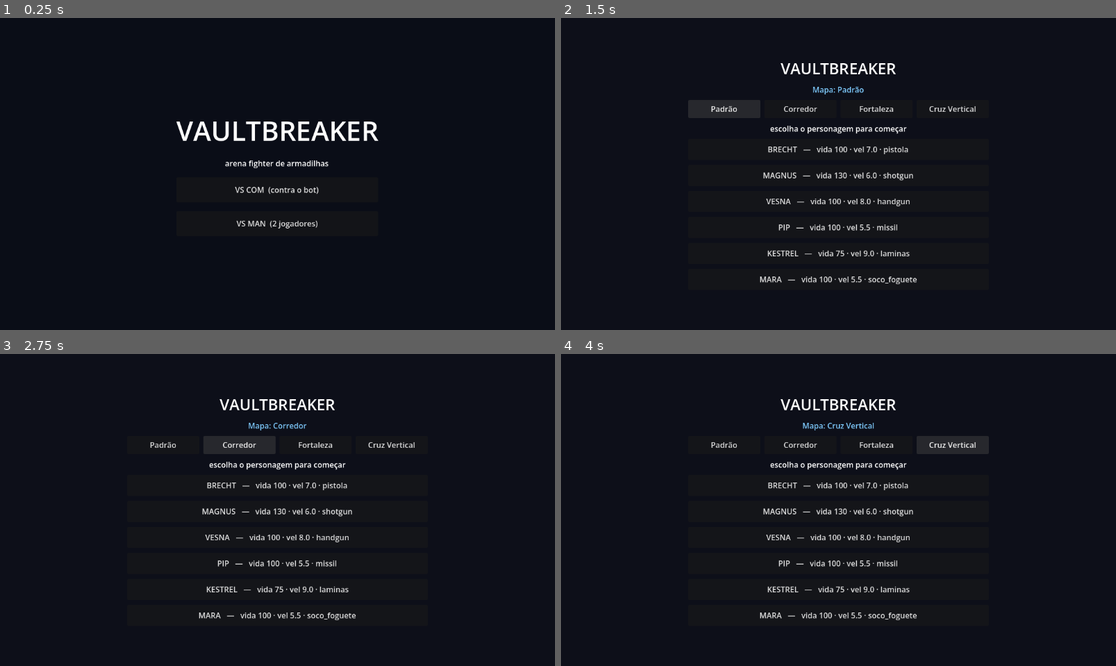
Above: before the commit, frames 1-4 (two rows, left to right).
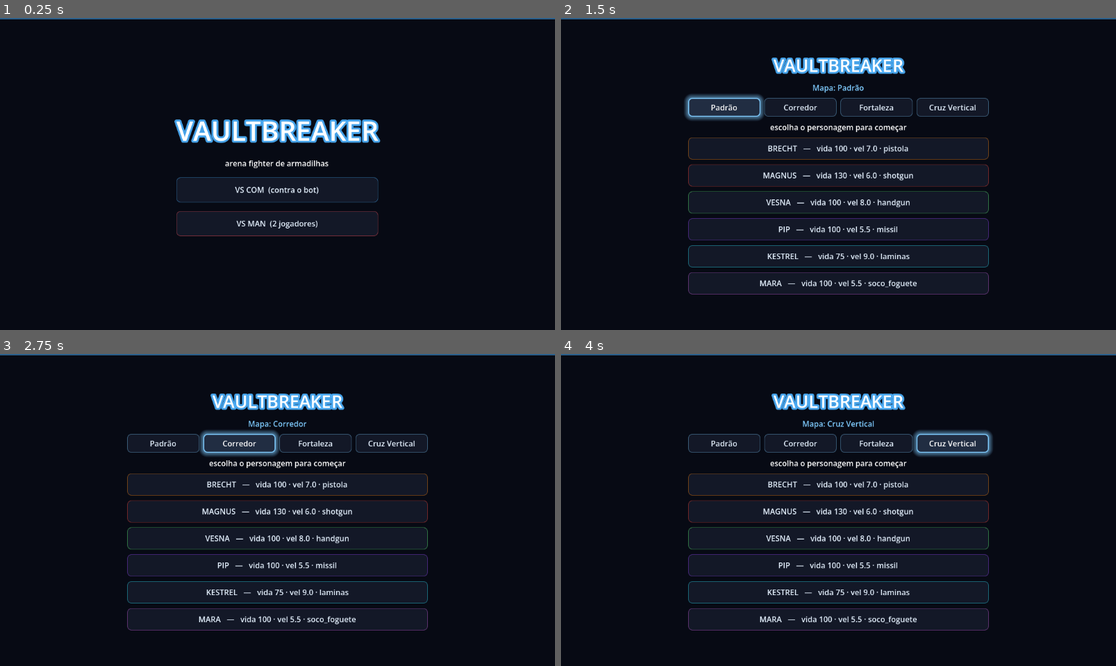
Above: after the commit, the same moments.

Repository: Philipe91/GamePh
Game: Godot game, scene res://scenes/ui/titulo.tscn
Same seed, same stepped clock (60 frames per second), same inputs: the game is played once before the commit and once after it.
Inputs:
- Up to frame 1 (0.25 s): no input
- Up to frame 2 (1.5 s): click "VS COM (contra o bot)" at 0.5 s; click "Padrão" at 1.25 s
- Up to frame 3 (2.75 s): click "Corredor" at 2 s
- Up to frame 4 (4 s): click "Fortaleza" at 2.75 s; click "Cruz Vertical" at 3.5 s

The runs differ from the first frame. In frame 1, 2.6% of the frame differs, in the area x 0-100%, y 0-70%; in frame 2, 6.6%; in frame 3, 6.6%; in frame 4, 6.7%, in the area x 0-100%, y 0-89%.

Commit message:
P1 (polimento): menus premium com neon (titulo + selecao)
- scenes/ui/ui_estilo.gd: estilo neon compartilhado (estilizar_botao com hover glow,
  titulo_glow, fundo_neon com acento)
- titulo: glow no logo, botoes VS COM (ciano) / VS MAN (vermelho), fundo neon
- selecao: glow no titulo, botoes de mapa ciano, personagens na cor de time
- docs/PLANO_POLIMENTO.md (fila de polimento autonomo) + diario
- teste headless 108/108

Co-Authored-By: Claude Opus 4.8 (1M context) <noreply@anthropic.com>
Claude-Session: https://claude.ai/code/session_017sHpnVfEfAT8FgcHs6ZGHw

Diff:
--- a/scenes/ui/selecao.gd
+++ b/scenes/ui/selecao.gd
@@ -14,6 +14,8 @@
 	{"nome": "Fortaleza", "path": "res://resources/mapas/fortaleza.tres"},
 	{"nome": "Cruz Vertical", "path": "res://resources/mapas/vertical.tres"},
 ]
+
+const UIEstilo := preload("res://scenes/ui/ui_estilo.gd")
 
 var _mapa_path: String = "res://resources/mapas/padrao.tres"
 var _mapa_label: Label = null
@@ -42,10 +44,7 @@
 
 
 func _montar_ui() -> void:
-	var fundo := ColorRect.new()
-	fundo.color = Color(0.05, 0.06, 0.1)
-	fundo.set_anchors_preset(Control.PRESET_FULL_RECT)
-	add_child(fundo)
+	UIEstilo.fundo_neon(self)
 
 	# CenterContainer ocupa a tela e centraliza a coluna de botões.
 	var centro := CenterContainer.new()
@@ -58,8 +57,9 @@
 
 	var titulo := Label.new()
 	titulo.text = "VAULTBREAKER"
-	titulo.add_theme_font_size_override("font_size", 32)
+	titulo.add_theme_font_size_override("font_size", 36)
 	titulo.horizontal_alignment = HORIZONTAL_ALIGNMENT_CENTER
+	UIEstilo.titulo_glow(titulo)
 	caixa.add_child(titulo)
 
 	# Linha de seleção de mapa.
@@ -77,6 +77,7 @@
 		var mb := Button.new()
 		mb.text = m["nome"]
 		mb.custom_minimum_size = Vector2(150, 38)
+		UIEstilo.estilizar_botao(mb, Color(0.5, 0.8, 1.0))
 		mb.pressed.connect(_escolher_mapa.bind(String(m["path"]), String(m["nome"])))
 		linha_mapas.add_child(mb)
 
@@ -88,8 +89,9 @@
 	for nome in ROSTER:
 		var st: Resource = load("res://resources/personagens/%s.tres" % nome)
 		var b := Button.new()
-		b.custom_minimum_size = Vector2(420, 44)
+		b.custom_minimum_size = Vector2(440, 46)
 		b.text = "%s   —   vida %d · vel %.1f · %s" % [st.nome, int(st.vida_max), st.velocidade, st.arma]
+		UIEstilo.estilizar_botao(b, st.cor_time)   # cada um na sua cor
 		b.pressed.connect(_escolher.bind(nome))
 		caixa.add_child(b)
 
--- a/scenes/ui/titulo.gd
+++ b/scenes/ui/titulo.gd
@@ -4,6 +4,7 @@
 ## arena), mantendo a suíte headless intacta.
 
 const SELECAO := "res://scenes/ui/selecao.tscn"
+const UIEstilo := preload("res://scenes/ui/ui_estilo.gd")
 
 
 func _ready() -> void:
@@ -27,10 +28,7 @@
 
 
 func _montar_ui() -> void:
-	var fundo := ColorRect.new()
-	fundo.color = Color(0.04, 0.05, 0.09)
-	fundo.set_anchors_preset(Control.PRESET_FULL_RECT)
-	add_child(fundo)
+	UIEstilo.fundo_neon(self)
 
 	var centro := CenterContainer.new()
 	centro.set_anchors_preset(Control.PRESET_FULL_RECT)
@@ -44,6 +42,7 @@
 	titulo.text = "VAULTBREAKER"
 	titulo.add_theme_font_size_override("font_size", 56)
 	titulo.horizontal_alignment = HORIZONTAL_ALIGNMENT_CENTER
+	UIEstilo.titulo_glow(titulo)
 	caixa.add_child(titulo)
 
 	var sub := Label.new()
@@ -54,12 +53,14 @@
 	var vs_com := Button.new()
 	vs_com.text = "VS COM  (contra o bot)"
 	vs_com.custom_minimum_size = Vector2(320, 52)
+	UIEstilo.estilizar_botao(vs_com)
 	vs_com.pressed.connect(_jogar.bind("vs_com"))
 	caixa.add_child(vs_com)
 
 	var vs_man := Button.new()
 	vs_man.text = "VS MAN  (2 jogadores)"
 	vs_man.custom_minimum_size = Vector2(320, 52)
+	UIEstilo.estilizar_botao(vs_man, Color(1.0, 0.35, 0.4))
 	vs_man.pressed.connect(_jogar.bind("vs_man"))
 	caixa.add_child(vs_man)
 
--- /dev/null
+++ b/scenes/ui/ui_estilo.gd
@@ -0,0 +1,56 @@
+extends RefCounted
+## Estilo neon compartilhado das telas (Fase 7 — polimento). Funções estáticas pra
+## aplicar botões com hover glow e títulos com brilho. Usar via preload const.
+
+## Aplica visual neon num botão: fundo escuro, borda na cor, e GLOW no hover/foco.
+static func estilizar_botao(b: Button, cor: Color = Color(0.3, 0.7, 1.0)) -> void:
+	var normal := StyleBoxFlat.new()
+	normal.bg_color = Color(0.08, 0.1, 0.16, 0.92)
+	normal.set_corner_radius_all(8)
+	normal.set_border_width_all(1)
+	normal.border_color = Color(cor.r, cor.g, cor.b, 0.45)
+	normal.content_margin_left = 14.0
+	normal.content_margin_right = 14.0
+	normal.content_margin_top = 8.0
+	normal.content_margin_bottom = 8.0
+
+	var hover := normal.duplicate() as StyleBoxFlat
+	hover.bg_color = Color(0.12, 0.16, 0.24, 0.95)
+	hover.set_border_width_all(2)
+	hover.border_color = cor
+	hover.shadow_color = Color(cor.r, cor.g, cor.b, 0.55)
+	hover.shadow_size = 10
+
+	var pressed := hover.duplicate() as StyleBoxFlat
+	pressed.bg_color = Color(cor.r, cor.g, cor.b, 0.3)
+
+	b.add_theme_stylebox_override("normal", normal)
+	b.add_theme_stylebox_override("hover", hover)
+	b.add_theme_stylebox_override("pressed", pressed)
+	b.add_theme_stylebox_override("focus", hover)
+	b.add_theme_color_override("font_color", Color(0.9, 0.95, 1.0))
+	b.add_theme_color_override("font_hover_color", Color.WHITE)
+
+
+## Dá um glow (sombra borrada sem deslocamento) num Label de título.
+static func titulo_glow(lbl: Label, cor: Color = Color(0.3, 0.7, 1.0)) -> void:
+	lbl.add_theme_color_override("font_color", Color.WHITE)
+	lbl.add_theme_color_override("font_shadow_color", Color(cor.r, cor.g, cor.b, 0.9))
+	lbl.add_theme_constant_override("shadow_offset_x", 0)
+	lbl.add_theme_constant_override("shadow_offset_y", 0)
+	lbl.add_theme_constant_override("shadow_outline_size", 16)
+
+
+## Fundo escuro full-rect com uma linha de acento neon no topo. Retorna o ColorRect base.
+static func fundo_neon(pai: Control, cor: Color = Color(0.3, 0.7, 1.0)) -> void:
+	var fundo := ColorRect.new()
+	fundo.color = Color(0.03, 0.04, 0.08)
+	fundo.set_anchors_preset(Control.PRESET_FULL_RECT)
+	fundo.mouse_filter = Control.MOUSE_FILTER_IGNORE
+	pai.add_child(fundo)
+	var acento := ColorRect.new()
+	acento.color = Color(cor.r, cor.g, cor.b, 0.5)
+	acento.set_anchors_preset(Control.PRESET_TOP_WIDE)
+	acento.offset_bottom = 3.0
+	acento.mouse_filter = Control.MOUSE_FILTER_IGNORE
+	pai.add_child(acento)
Not shown, added: docs/PLANO_POLIMENTO.md
